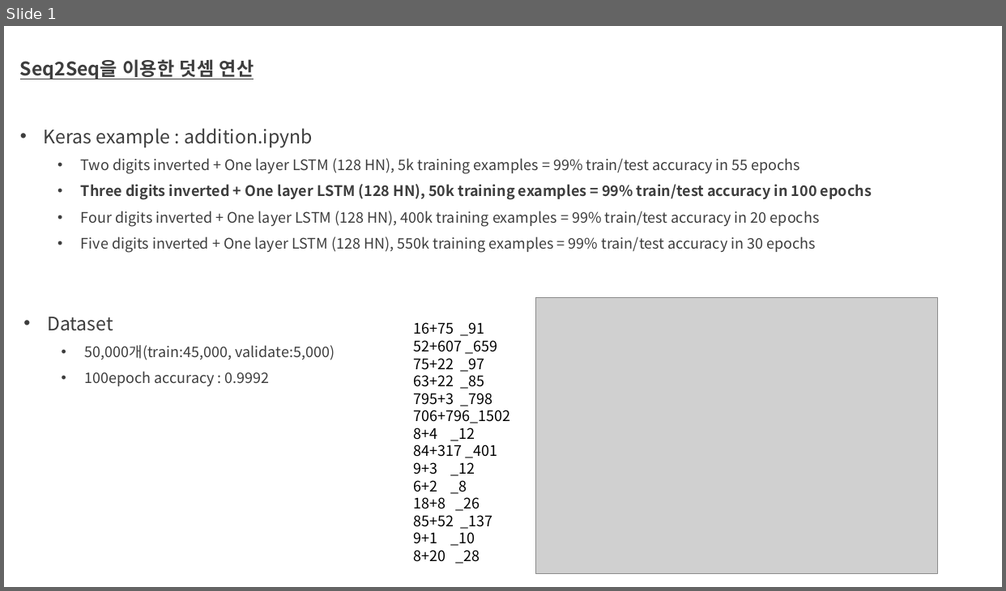
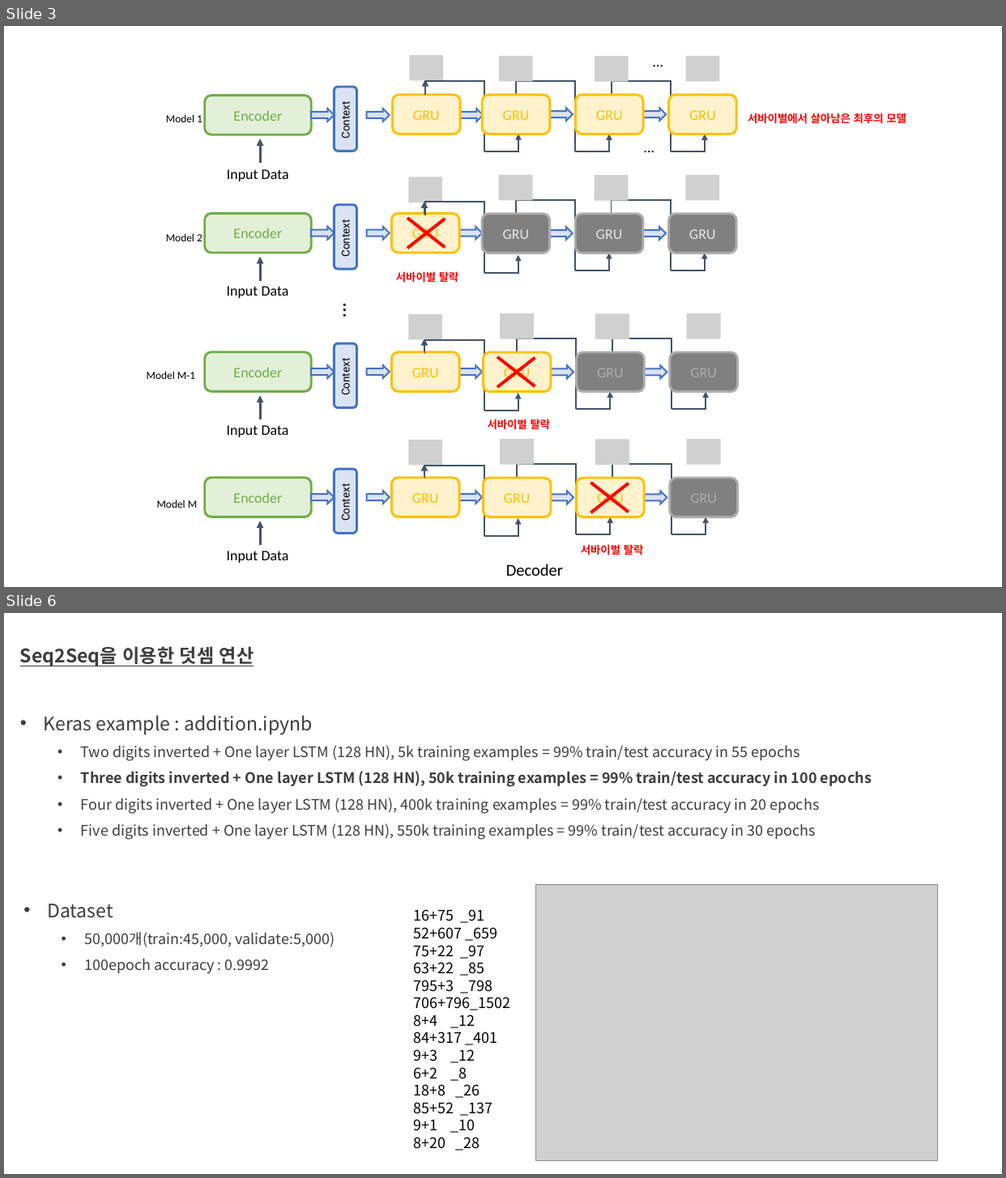
Before and after one commit to aaajeong/Time-Step-Ensemble-in-Arithmetic, a slide deck: 개인미팅준비.pptx. Shown one above the other, each under a label of ours: slide 1 before the commit, slides 3 and 6 after it; the slides between them are not shown. The pictures are 1006x591 and 1006x1178 pixels, drawn with LibreOffice and Linux fonts; fonts in the diff are those of the drawing; grey boxes stand for pictures. Boxes give left, top, right and bottom in pixels: in the first picture for what was removed or moved away, otherwise in the second. Text is boxed around its words. In the diff, an @@ line names an element or a change of style, - is before the commit and + after.

```diff
--- a/개인미팅준비.pptx
+++ b/개인미팅준비.pptx
@@ slide 3 added at (4,26,1002,587), background #FFFFFF @@
@@ group added at (147,49,906,563): 24 rounded rectangles, 20 right arrows, 19 texts, 16 pictures, 12 elbow lines, 12 elbow arrows, 8 arrows, 6 lines @@
+…
+Encoder
+Context
+Input Data
+GRU
+GRU
+GRU
+GRU
+Encoder
+Context
+…
+GRU
+GRU
+Input Data
+GRU
+…
+GRU
+Encoder
+Context
+Input Data
+GRU
+GRU
+GRU
+GRU
+Encoder
+Context
+Input Data
+GRU
+GRU
+GRU
+GRU
+서바이벌 탈락
+서바이벌 탈락
+서바이벌 탈락
+서바이벌에서 살아남은 최후의 모델
+Model 1
+Model 2
+Model M-1
+Model M
@@ text added at (506,564,563,576), 16 pt, text #000000 @@
+Decoder
@@ what was slide 1 is now slide 6 @@
```
Also in this commit, not shown: 4 other slides added.
